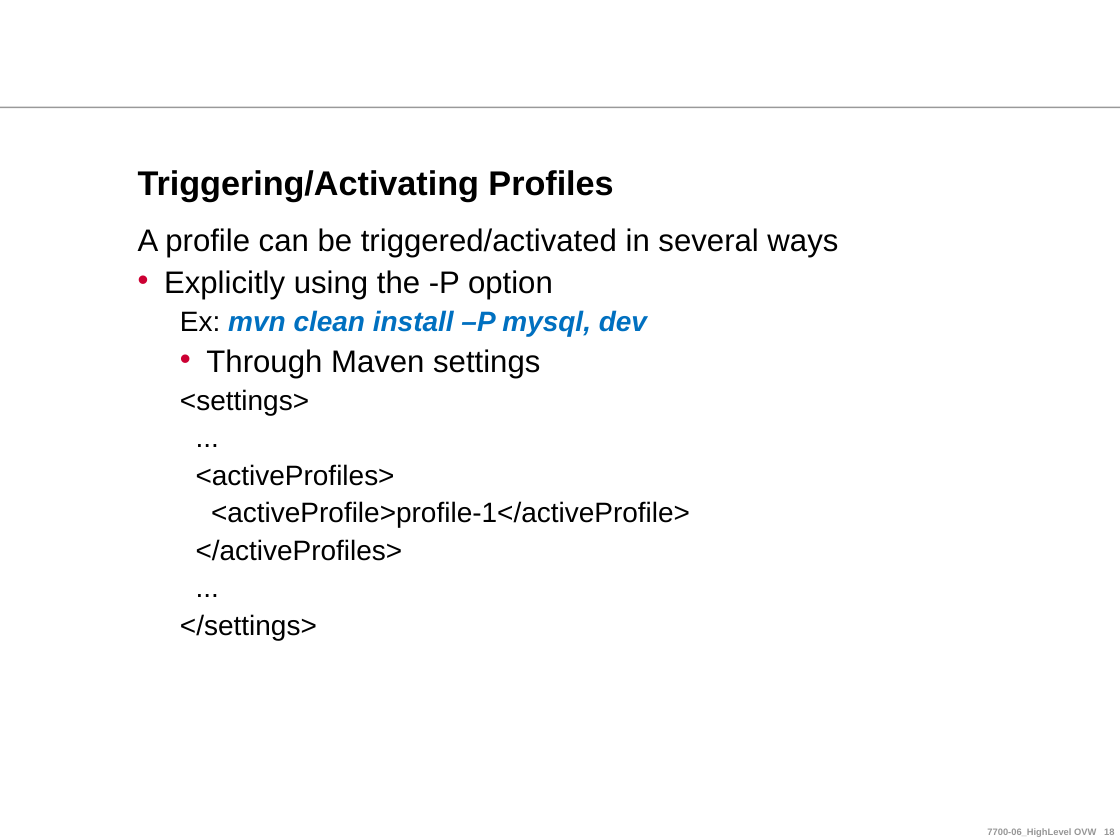
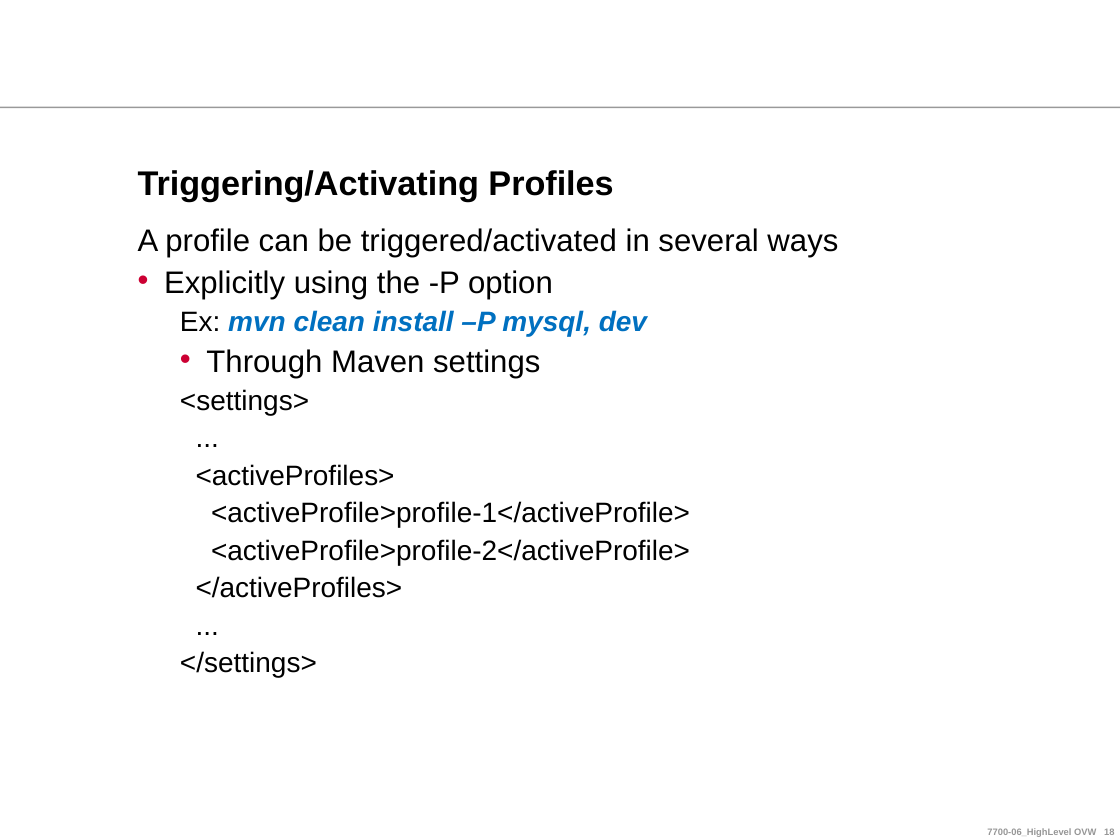
Before and after one commit to ndlongit/longnd-data, a slide deck: slide 18 of Document/Tutorial/Maven for Beginners.ppt. Drawn at 1120x840 pixels with LibreOffice and Linux fonts; fonts in the diff are those of the drawing; background and template pictures are left out. Boxes give left, top, right and bottom in pixels: in the first picture for what was removed or moved away, otherwise in the second. Text is boxed around its words. In the diff, an @@ line names an element or a change of style, - is before the commit and + after.

```diff
--- a/Document/Tutorial/Maven for Beginners.ppt
+++ b/Document/Tutorial/Maven for Beginners.ppt
@@ text at (211,539,690,565): paragraph added @@
+  <activeProfile>profile-2</activeProfile>
```
Also in this commit, not shown: 2 other slides changed, 1 slide added.
